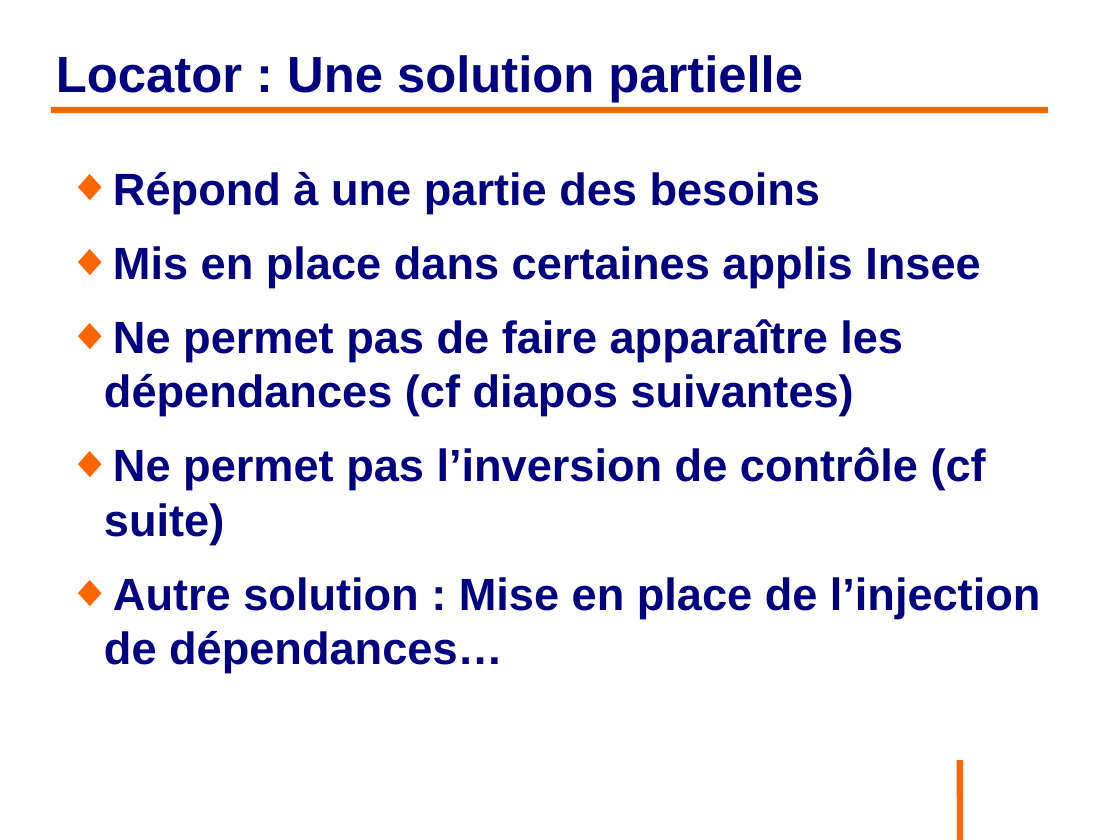
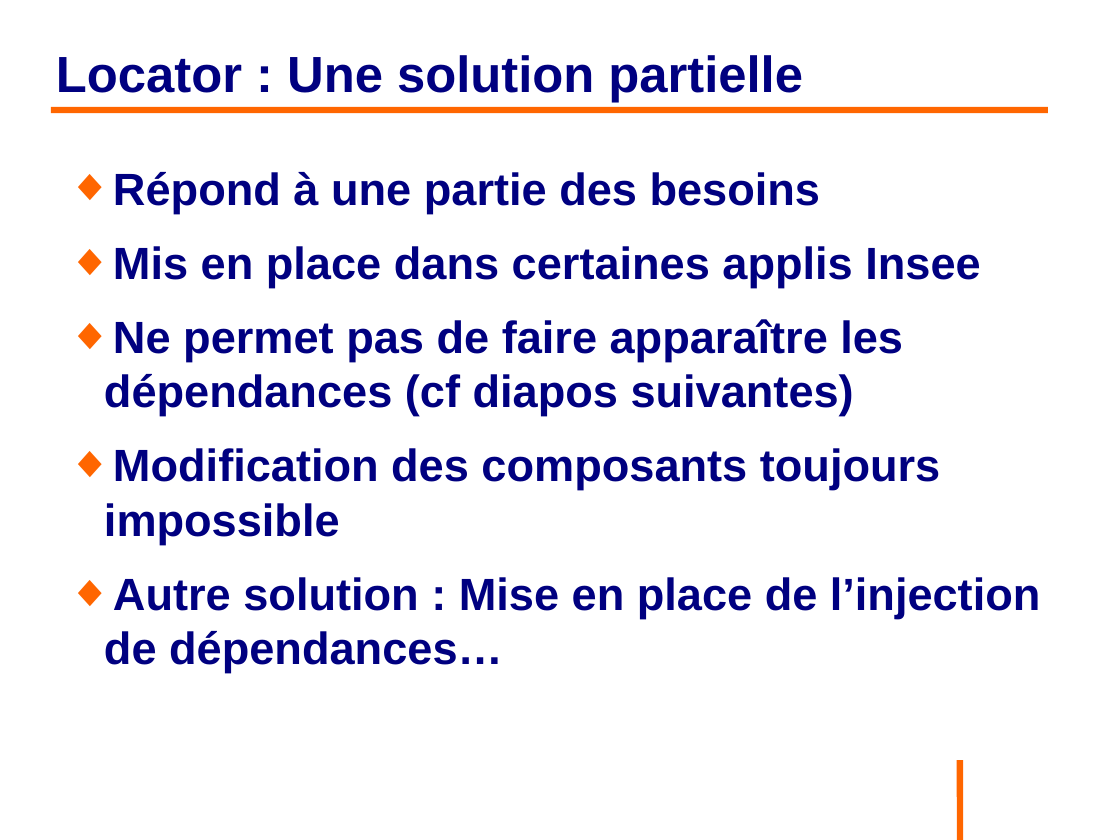
Before and after one commit to philphils/formation-spring, a slide deck: slide 27 of Documentation/diapo_formation_spring.odp. Drawn at 1120x840 pixels with LibreOffice and Linux fonts; fonts in the diff are those of the drawing; background and template pictures are left out. Boxes give left, top, right and bottom in pixels: in the first picture for what was removed or moved away, otherwise in the second. Text is boxed around its words. In the diff, an @@ line names an element or a change of style, - is before the commit and + after.

```diff
--- a/Documentation/diapo_formation_spring.odp
+++ b/Documentation/diapo_formation_spring.odp
@@ text at bbox=[104, 448, 940, 544]: text changed @@
-◆ Ne permet pas l’inversion de contrôle (cf suite)
+◆ Modification des composants toujours impossible
```
Also in this commit, not shown: 5 other slides changed.
